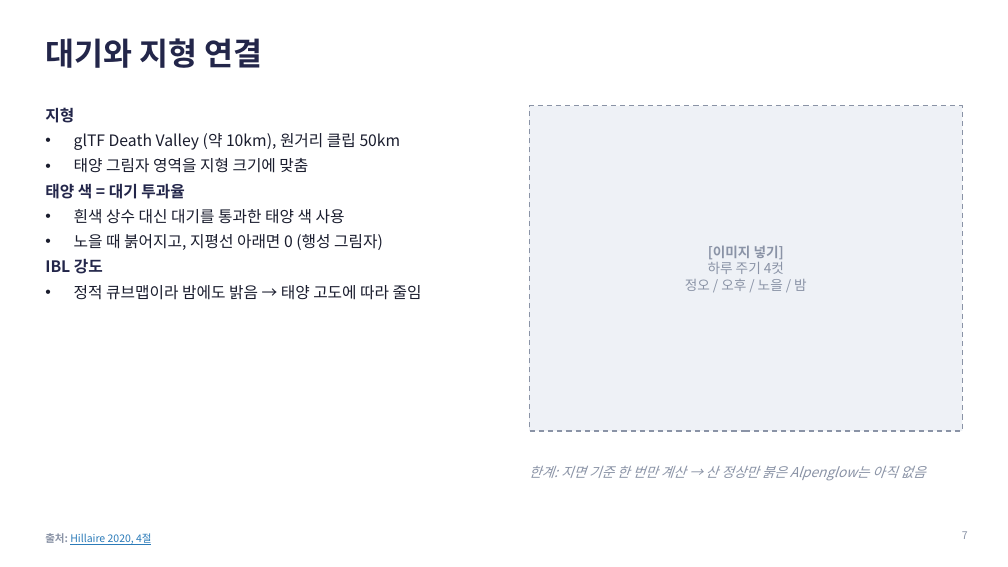
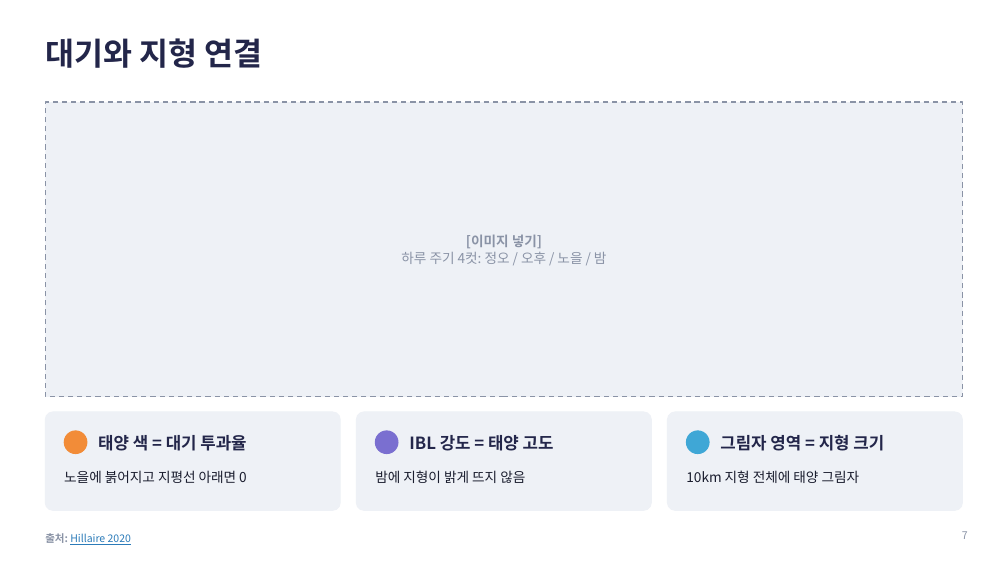
Before and after one commit to jcmeve/DirectX-Graphics-Samples, a slide deck: slide 7 of Interactive Raymarching Cloud_3.pptx. Drawn at 1008x567 pixels with LibreOffice and Linux fonts; fonts in the diff are those of the drawing. Boxes give left, top, right and bottom in pixels: in the first picture for what was removed or moved away, otherwise in the second. Text is boxed around its words. In the diff, an @@ line names an element or a change of style, - is before the commit and + after.

```diff
--- a/Interactive Raymarching Cloud_3.pptx
+++ b/Interactive Raymarching Cloud_3.pptx
@@ rectangle: place and size @@
-rectangle at [529,106,963,431]
+rectangle at [45,102,963,397]
@@ text removed at [45,107,422,300] @@
-지형
-• glTF Death Valley (약 10km), 원거리 클립 50km
-• 태양 그림자 영역을 지형 크기에 맞춤
-태양 색 = 대기 투과율
-• 흰색 상수 대신 대기를 통과한 태양 색 사용
-• 노을 때 붉어지고, 지평선 아래면 0 (행성 그림자)
-IBL 강도
-• 정적 큐브맵이라 밤에도 밝음 → 태양 고도에 따라 줄임
@@ text "[이미지 넣기]": place and size @@
-text "[이미지 넣기]" at [685,245,807,291]
+text "[이미지 넣기]" at [401,234,607,264]
@@ text at [401,252,607,264]: text changed @@
-하루 주기 4컷
-정오 / 오후 / 노을 / 밤
+하루 주기 4컷: 정오 / 오후 / 노을 / 밤
@@ rounded rectangle added at [45,412,340,510], fill #EEF1F6, outline #EEF1F6 1 pt @@
@@ rounded rectangle added at [356,412,651,510], fill #EEF1F6, outline #EEF1F6 1 pt @@
@@ rounded rectangle added at [668,412,963,510], fill #EEF1F6, outline #EEF1F6 1 pt @@
@@ ellipse added at [64,431,87,454], fill #F28C38, outline #F28C38 1 pt @@
@@ text added at [98,435,246,451], 16 pt, text #23264A, bold @@
+태양 색 = 대기 투과율
@@ ellipse added at [375,431,398,454], fill #7A6FD0, outline #7A6FD0 1 pt @@
@@ text added at [409,435,554,451], 16 pt, text #23264A, bold @@
+IBL 강도 = 태양 고도
@@ ellipse added at [687,431,709,454], fill #3FA7D6, outline #3FA7D6 1 pt @@
@@ text added at [720,435,884,451], 16 pt, text #23264A, bold @@
+그림자 영역 = 지형 크기
@@ text added at [64,470,247,483], 13 pt, text #1A1D2E @@
+노을에 붉어지고 지평선 아래면 0
@@ text added at [375,470,525,483], 13 pt, text #1A1D2E @@
+밤에 지형이 밝게 뜨지 않음
@@ text removed at [529,466,926,481] @@
-한계: 지면 기준 한 번만 계산 → 산 정상만 붉은 Alpenglow는 아직 없음
@@ text added at [686,470,860,483], 13 pt, text #1A1D2E @@
+10km 지형 전체에 태양 그림자
@@ text at [45,533,131,545]: text changed @@
-출처: Hillaire 2020, 4절
+출처: Hillaire 2020
```
Also in this commit, not shown: 21 other slides changed, 1 slide added, 5 slides removed.
